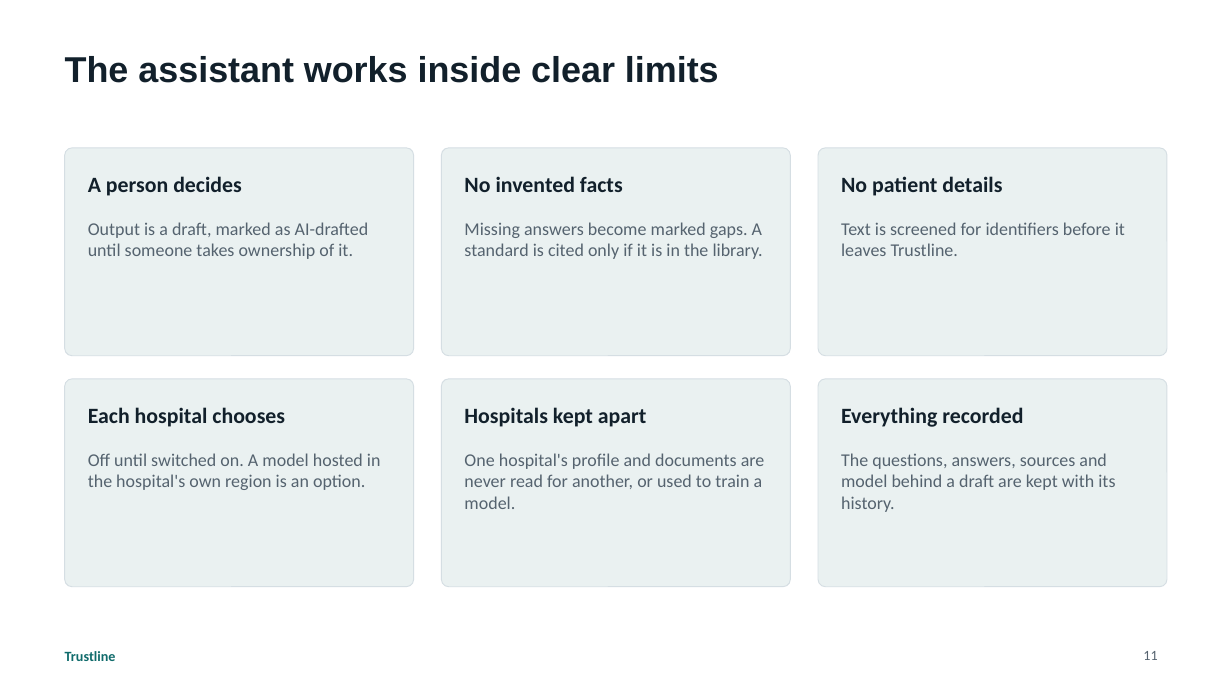
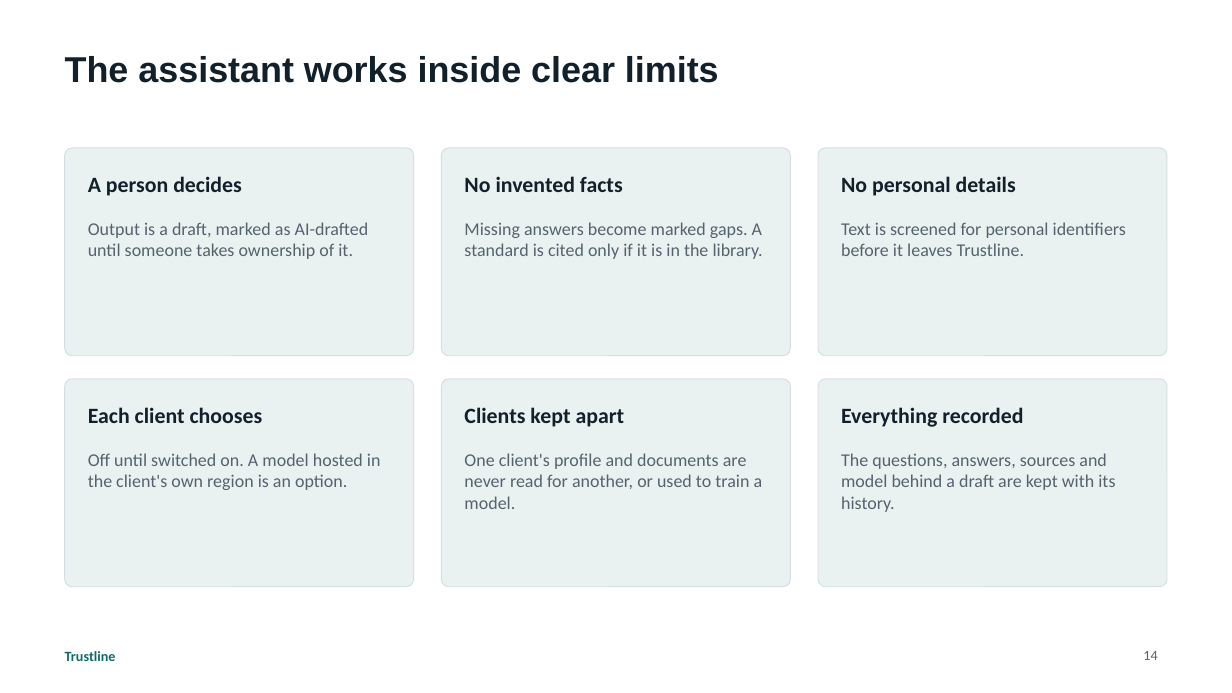
Before and after one commit to husseinalbustany/Trustline, a slide deck: slide 14 of docs/presentations/Trustline-Platform-Overview.pptx (slide 11 before the commit). Drawn at 1232x693 pixels with LibreOffice and Linux fonts; fonts in the diff are those of the drawing. Boxes give left, top, right and bottom in pixels: in the first picture for what was removed or moved away, otherwise in the second. Text is boxed around its words. In the diff, an @@ line names an element or a change of style, - is before the commit and + after.

```diff
--- a/docs/presentations/Trustline-Platform-Overview.pptx
+++ b/docs/presentations/Trustline-Platform-Overview.pptx
@@ text at [841,176,1016,196]: text changed @@
-No patient details
+No personal details
@@ text at [841,222,1126,256]: text changed @@
-Text is screened for identifiers before it leaves Trustline.
+Text is screened for personal identifiers before it leaves Trustline.
@@ text at [88,407,263,423]: text changed @@
-Each hospital chooses
+Each client chooses
@@ text at [464,407,625,427]: text changed @@
-Hospitals kept apart
+Clients kept apart
@@ text at [88,453,381,490]: text changed @@
-Off until switched on. A model hosted in the hospital's own region is an option.
+Off until switched on. A model hosted in the client's own region is an option.
@@ text at [464,453,763,509]: text changed @@
-One hospital's profile and documents are never read for another, or used to train a model.
+One client's profile and documents are never read for another, or used to train a model.
@@ page number at [1143,651,1157,660]: text changed @@
-11
+14
```
Also in this commit, not shown: 16 other slides changed, 10 slides added, 2 other files.
